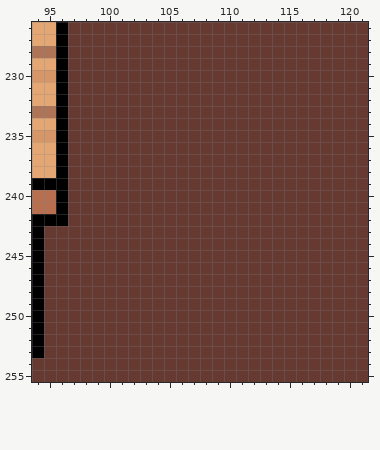
One commit to this pixel-art file: Assets_De_Base.aseprite. The picture above is the old version.
256x256 pixels, 1 frame. Colours within 5 levels of each other are drawn and written as one. Shown: x 94..121, y 226..255.
New version:
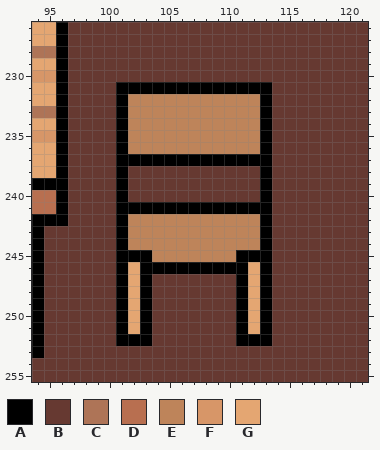
Palette (. is transparent): A #000000  B #663931  C #ae7457  D #b86f50  E #be845a  F #d79668  G #e4a672
From old to new:
--- layer "Layer 1"
@@ x 99..115 @@
 230 BBBBBBBBBBBBBBBBB
-231 BBBBBBBBBBBBBBBBB
-232 BBBBBBBBBBBBBBBBB
-233 BBBBBBBBBBBBBBBBB
-234 BBBBBBBBBBBBBBBBB
-235 BBBBBBBBBBBBBBBBB
-236 BBBBBBBBBBBBBBBBB
-237 BBBBBBBBBBBBBBBBB
-238 BBBBBBBBBBBBBBBBB
-239 BBBBBBBBBBBBBBBBB
-240 BBBBBBBBBBBBBBBBB
-241 BBBBBBBBBBBBBBBBB
-242 BBBBBBBBBBBBBBBBB
-243 BBBBBBBBBBBBBBBBB
-244 BBBBBBBBBBBBBBBBB
-245 BBBBBBBBBBBBBBBBB
-246 BBBBBBBBBBBBBBBBB
-247 BBBBBBBBBBBBBBBBB
-248 BBBBBBBBBBBBBBBBB
-249 BBBBBBBBBBBBBBBBB
-250 BBBBBBBBBBBBBBBBB
-251 BBBBBBBBBBBBBBBBB
-252 BBBBBBBBBBBBBBBBB
+231 BBAAAAAAAAAAAAABB
+232 BBAEEEEEEEEEEEABB
+233 BBAEEEEEEEEEEEABB
+234 BBAEEEEEEEEEEEABB
+235 BBAEEEEEEEEEEEABB
+236 BBAEEEEEEEEEEEABB
+237 BBAAAAAAAAAAAAABB
+238 BBABBBBBBBBBBBABB
+239 BBABBBBBBBBBBBABB
+240 BBABBBBBBBBBBBABB
+241 BBAAAAAAAAAAAAABB
+242 BBAEEEEEEEEEEEABB
+243 BBAEEEEEEEEEEEABB
+244 BBAEEEEEEEEEEEABB
+245 BBAAAEEEEEEEAAABB
+246 BBAGAAAAAAAAAGABB
+247 BBAGABBBBBBBAGABB
+248 BBAGABBBBBBBAGABB
+249 BBAGABBBBBBBAGABB
+250 BBAGABBBBBBBAGABB
+251 BBAGABBBBBBBAGABB
+252 BBAAABBBBBBBAAABB
 253 BBBBBBBBBBBBBBBBB
Where, in picture pixels (left, top, right, bottom), the same in both pictures:
changed: (116, 82, 272, 346)
